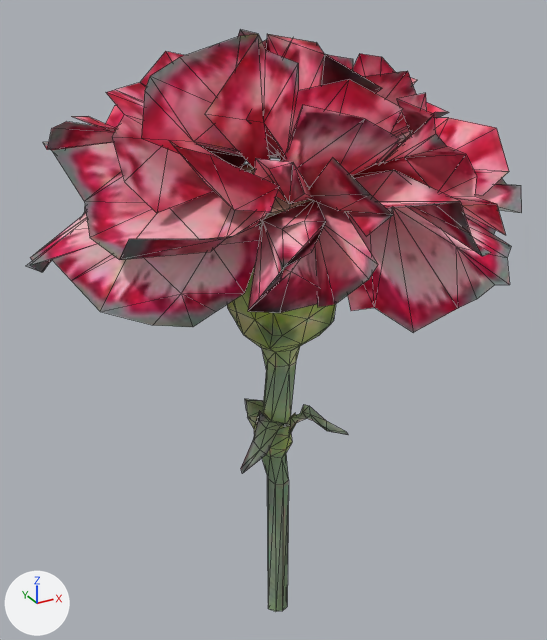
The glTF model assets/models/carnation.glb as it was, and as the next commit left it.
The view is the same before and after, from a camera (50 mm lens) standing at (-0.501, -0.891, 0.525) and looking at (0.005, 0.029, 0.065). Lighting does not change. The marker at lower left points along +X, +Y and +Z. The picture after the commit comes second. Mesh edges are drawn as thin lines. Where no turn or scale is listed for an object, it has been applied to the vertices. Vertices at exactly the same position are counted once.

Names of what the first picture shows: 'geometry_0'.
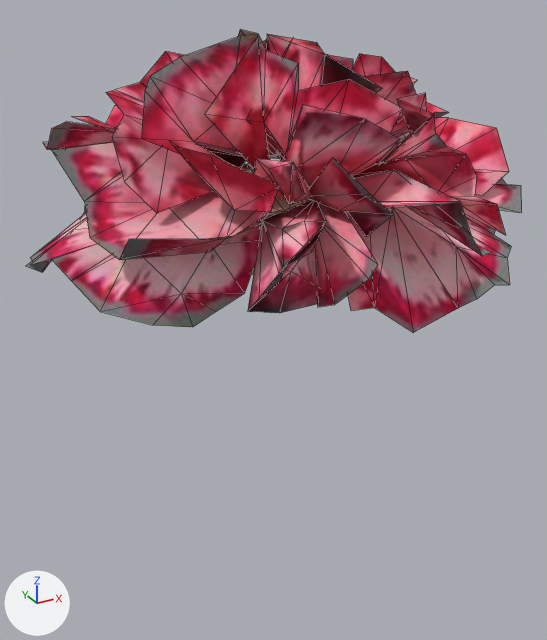
Edits to the bpy script that builds the scene:
```text
Change me_geometry_0:
    used by ob_geometry_0; location = (0.0, 0.0, 0.0)
    remove me_geometry_0.from_pydata(...)  # 528 vertices, 776 faces; spans x -0.351..0.347, y -0.325..0.326, z -0.476..0.474
    add me_geometry_0.from_pydata(...)  # 399 vertices, 534 faces; spans x -0.351..0.347, y -0.325..0.326, z 0.127..0.474
    me_geometry_0 part 1
    129 vertices are removed from x -0.079..0.111, y -0.078..0.099, z -0.476..0.128
    242 faces are deleted
```

Changed parts and their boxes (x1, y1, x2, y2) in the pictures (547 x 640 px):
'geometry_0', reshaped (48% shorter): before (26, 29, 522, 611); after (26, 29, 522, 333)
part 1 of me_geometry_0, deleted (green): before (227, 274, 348, 611)
